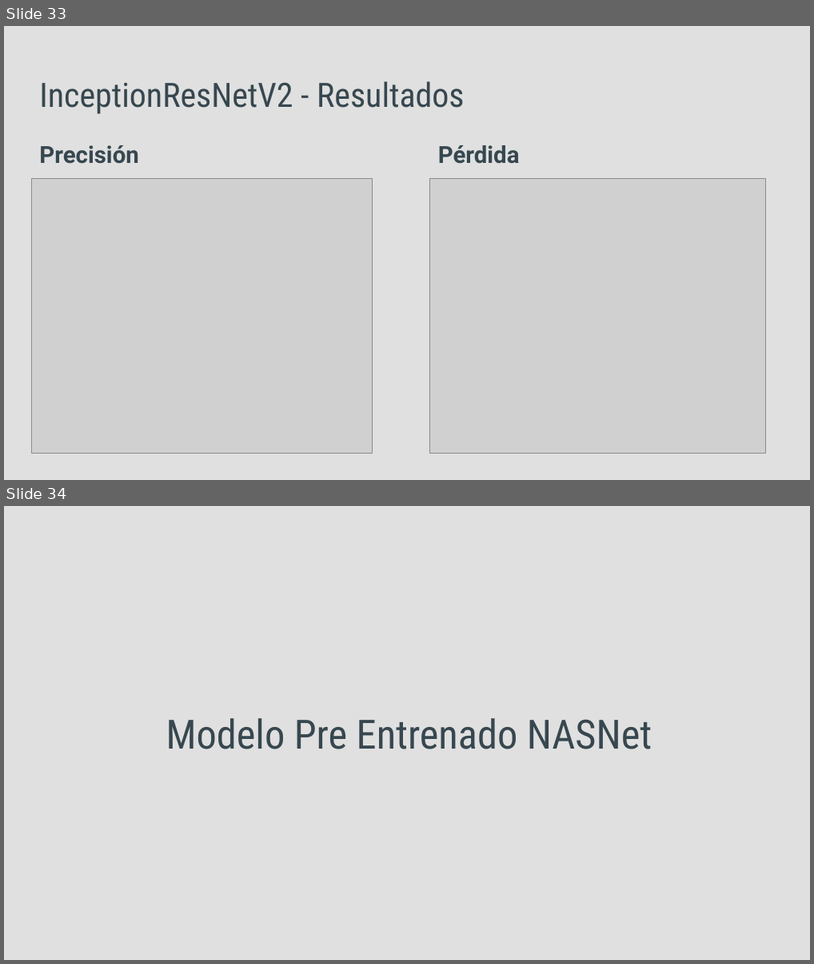
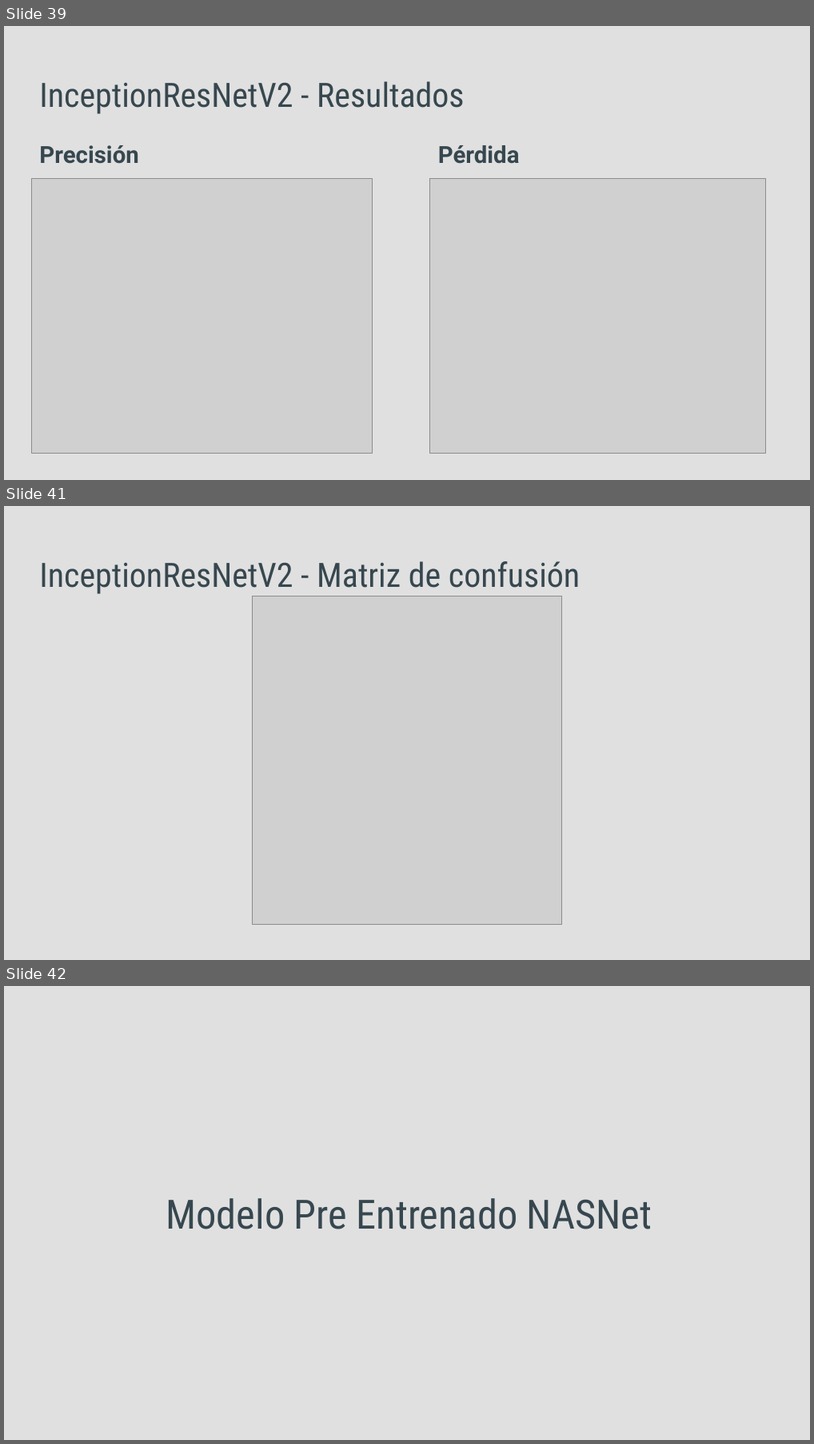
Before and after one commit to cscovino/Reservoir-Dogs, a slide deck: presentacion/Dasafio2_Grupo4_CNN.pptx. Shown one above the other, each under a label of ours: slides 33 and 34 before the commit, slides 39, 41 and 42 after it; the slides between them are not shown. The pictures are 814x964 and 814x1444 pixels, drawn with LibreOffice and Linux fonts; fonts in the diff are those of the drawing; grey boxes stand for pictures. Boxes give left, top, right and bottom in pixels: in the first picture for what was removed or moved away, otherwise in the second. Text is boxed around its words. In the diff, an @@ line names an element or a change of style, - is before the commit and + after.

Commit message:
Gráficos (accuracy / matriz de confusión)

```diff
--- a/presentacion/Dasafio2_Grupo4_CNN.pptx
+++ b/presentacion/Dasafio2_Grupo4_CNN.pptx
@@ slide 41 added at <box>4,506,810,960</box>, background #E0E0E0 @@
@@ title added at <box>39,561,580,594</box>, 30 pt, text #37474F @@
+InceptionResNetV2 - Matriz de confusión
@@ picture added at <box>252,596,562,924</box> @@
@@ what was slide 33 is now slide 39 @@
@@ what was slide 34 is now slide 42 @@
```
Also in this commit, not shown: 5 slides changed, 14 other slides added, 1 other file.
